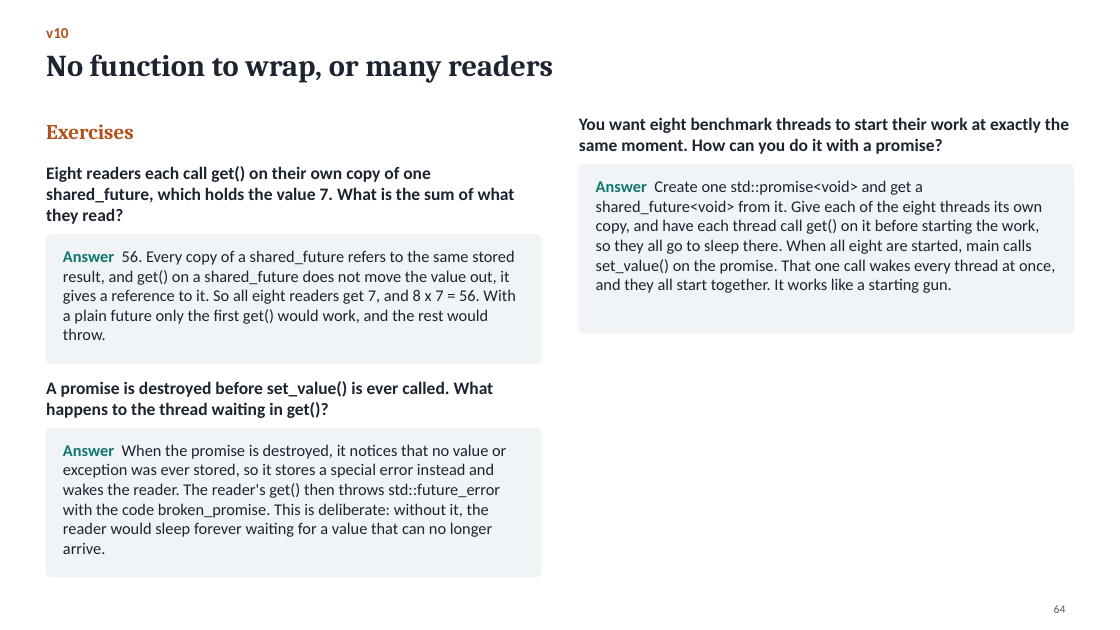
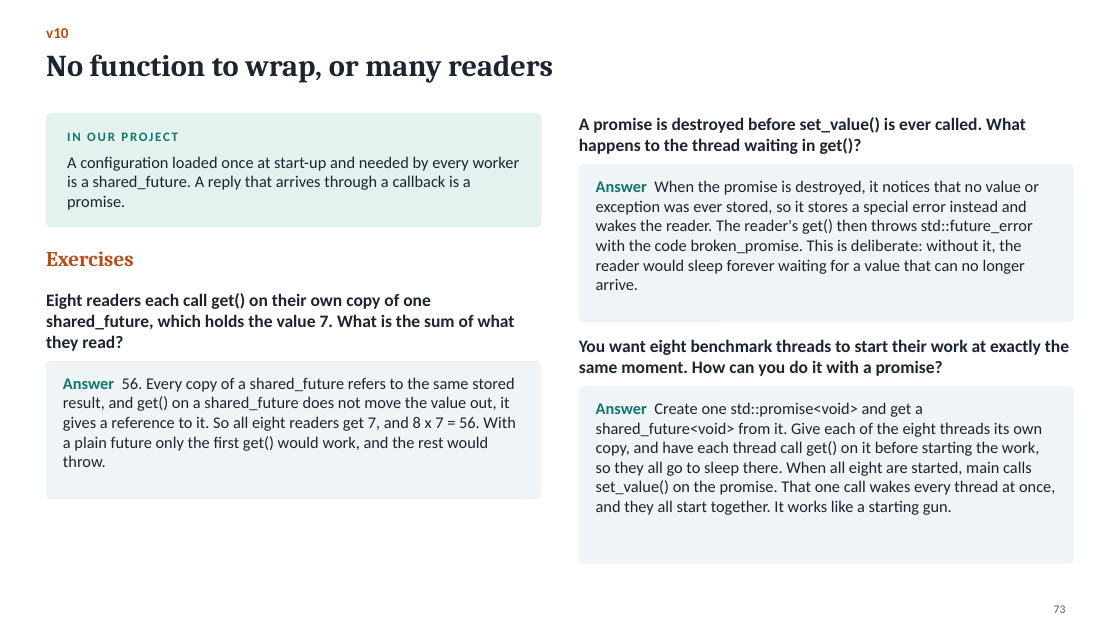
Before and after one commit to Kumarutkarsh9470/Project, a slide deck: slide 73 of Queue_Course.pptx (slide 64 before the commit). Drawn at 1120x630 pixels with LibreOffice and Linux fonts; fonts in the diff are those of the drawing. Boxes give left, top, right and bottom in pixels: in the first picture for what was removed or moved away, otherwise in the second. Text is boxed around its words. In the diff, an @@ line names an element or a change of style, - is before the commit and + after.

```diff
--- a/Queue_Course.pptx
+++ b/Queue_Course.pptx
@@ rounded rectangle added at <box>46,113,541,227</box>, fill #E3F2EF, outline #E3F2EF 1 pt @@
@@ text at <box>579,117,1026,154</box>: text changed @@
-You want eight benchmark threads to start their work at exactly the same moment. How can you do it with a promise?
+A promise is destroyed before set_value() is ever called. What happens to the thread waiting in get()?
@@ text added at <box>67,132,178,141</box>, 11 pt, text #0F766E, bold @@
+IN OUR PROJECT
@@ text added at <box>67,156,520,210</box>, 14 pt, text #1C2430 @@
+A configuration loaded once at start-up and needed by every worker is a shared_future. A reply that arrives through a callback is a promise.
@@ rounded rectangle: place and size @@
-rounded rectangle at <box>579,165,1074,333</box>
+rounded rectangle at <box>579,165,1074,322</box>
@@ text at <box>596,180,1039,290</box>: text changed @@
-Answer Create one std::promise<void> and get a shared_future<void> from it. Give each of the eight threads its own copy, and have each thread call get() on it before starting the work, so they all go to sleep there. When all eight are started, main calls set_value() on the promise. That one call wakes every thread at once, and they all start together. It works like a starting gun.
+Answer When the promise is destroyed, it notices that no value or exception was ever stored, so it stores a special error instead and wakes the reader. The reader's get() then throws std::future_error with the code broken_promise. This is deliberate: without it, the reader would sleep forever waiting for a value that can no longer arrive.
@@ text "Exercises": place and size @@
-text "Exercises" at <box>46,124,133,139</box>
+text "Exercises" at <box>46,251,133,266</box>
@@ text "Eight readers each call get() ...": place and size @@
-text "Eight readers each call get() ..." at <box>46,166,515,224</box>
+text "Eight readers each call get() ..." at <box>46,293,515,351</box>
@@ text added at <box>579,339,1069,376</box>, 15 pt, text #1C2430, bold @@
+You want eight benchmark threads to start their work at exactly the same moment. How can you do it with a promise?
@@ rounded rectangle: place and size @@
-rounded rectangle at <box>46,429,541,577</box>
+rounded rectangle at <box>46,361,541,499</box>
@@ text removed at <box>46,381,494,418</box> @@
-A promise is destroyed before set_value() is ever called. What happens to the thread waiting in get()?
@@ text "Answer 56. Every copy of ...": place and size @@
-text "Answer 56. Every copy of ..." at <box>63,250,515,340</box>
+text "Answer 56. Every copy of ..." at <box>63,377,515,467</box>
@@ proportions changed in 3 elements at <box>579,165,1074,322</box>, <box>46,361,541,499</box>, <box>579,386,1074,563</box> @@
@@ rounded rectangle: place and size @@
-rounded rectangle at <box>46,234,541,364</box>
+rounded rectangle at <box>579,386,1074,563</box>
@@ text added at <box>596,402,1055,515</box>, 14 pt, text #1C2430 @@
+Answer Create one std::promise<void> and get a shared_future<void> from it. Give each of the eight threads its own copy, and have each thread call get() on it before starting the work, so they all go to sleep there. When all eight are started, main calls set_value() on the promise. That one call wakes every thread at once, and they all start together. It works like a starting gun.
@@ text removed at <box>63,444,506,554</box> @@
-Answer When the promise is destroyed, it notices that no value or exception was ever stored, so it stores a special error instead and wakes the reader. The reader's get() then throws std::future_error with the code broken_promise. This is deliberate: without it, the reader would sleep forever waiting for a value that can no longer arrive.
@@ page number at <box>1054,605,1066,613</box>: text changed @@
-64
+73
```
Also in this commit, not shown: 76 other slides changed, 16 slides added, 5 slides removed, 8 other files.
